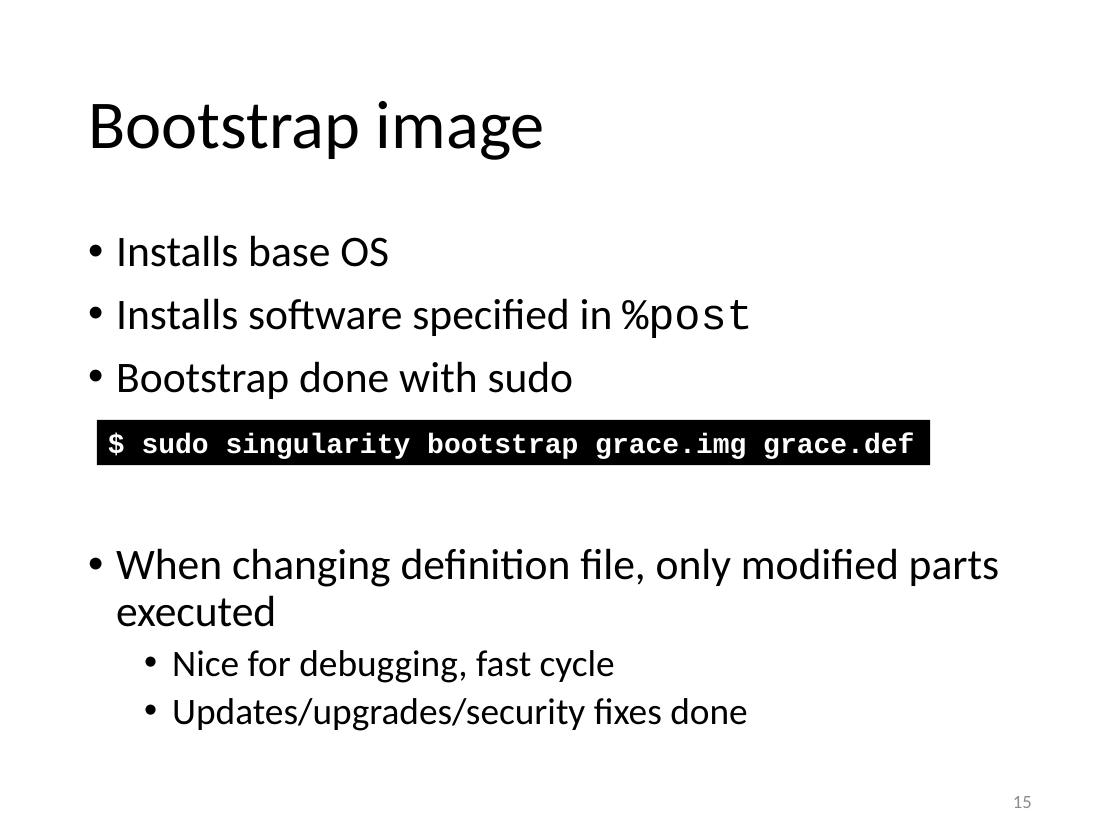
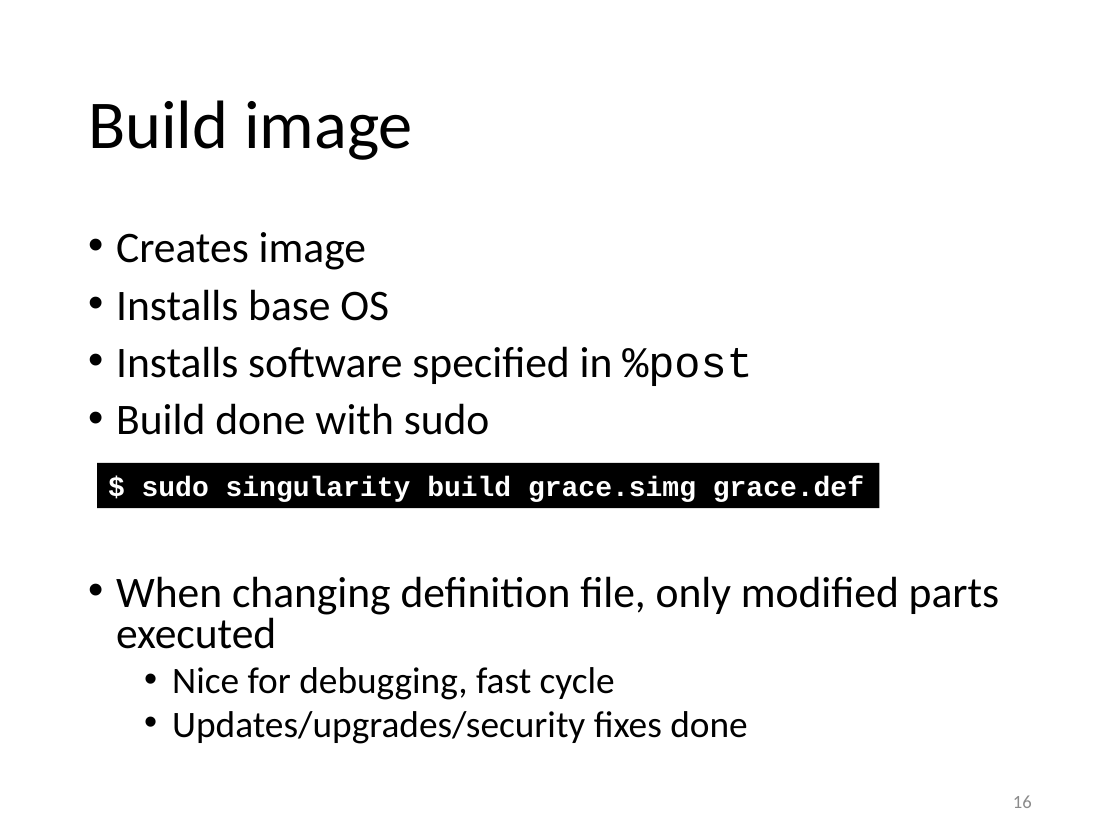
Before and after one commit to gjbex/training-material, a slide deck: slide 16 of Virtualization/singularity.pptx (slide 15 before the commit). Drawn at 1120x840 pixels with LibreOffice and Linux fonts; fonts in the diff are those of the drawing. Boxes give left, top, right and bottom in pixels: in the first picture for what was removed or moved away, otherwise in the second. Text is boxed around its words. In the diff, an @@ line names an element or a change of style, - is before the commit and + after.

Commit message:
Update for Singularity 2.5

```diff
--- a/Virtualization/singularity.pptx
+++ b/Virtualization/singularity.pptx
@@ title at <box>88,100,413,160</box>: text changed @@
-Bootstrap image
+Build image
@@ text at <box>116,232,366,270</box>: paragraph added @@
+• Creates image
@@ text at <box>116,289,999,744</box>: line spacing 0.9 to 0.8 @@
@@ text at <box>116,403,490,435</box>: text changed @@
-• Bootstrap done with sudo
+• Build done with sudo
@@ rectangle "$ sudo singularity build grace.simg ...": place and size @@
-rectangle "$ sudo singularity build grace.simg ..." at <box>97,420,931,465</box>
+rectangle "$ sudo singularity build grace.simg ..." at <box>97,463,880,507</box>
@@ text in rectangle at <box>142,476,864,502</box>: text changed @@
-$ sudo singularity bootstrap grace.img grace.def
+$ sudo singularity build grace.simg grace.def
@@ page number at <box>1013,795,1032,808</box>: text changed @@
-15
+16
```
Also in this commit, not shown: 14 other slides changed, 4 slides added.
